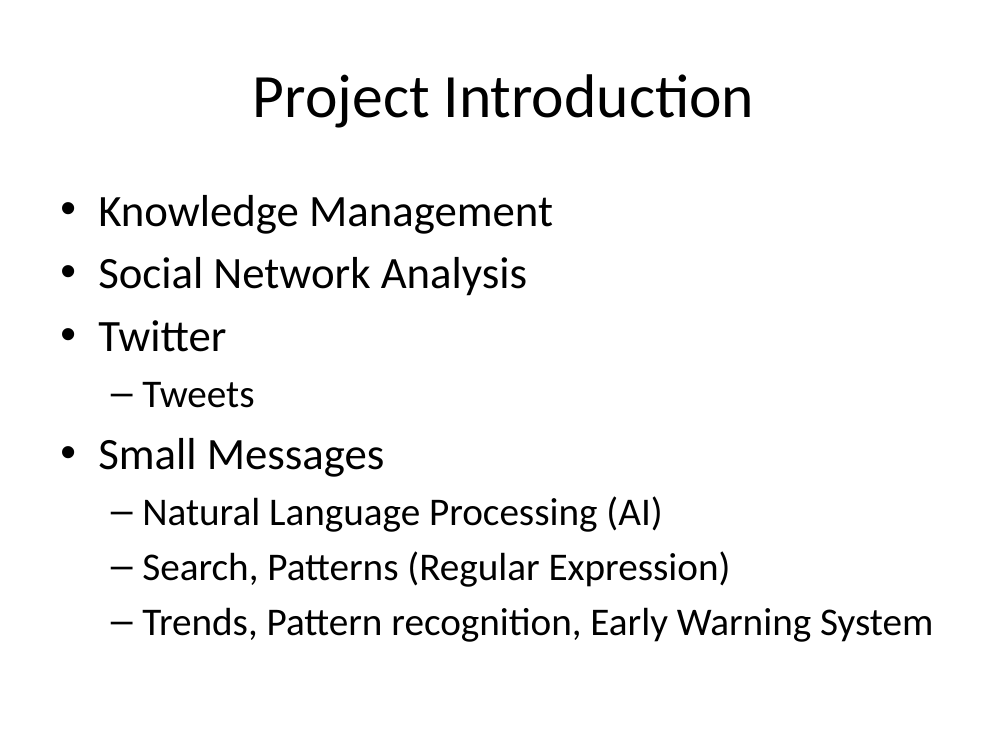
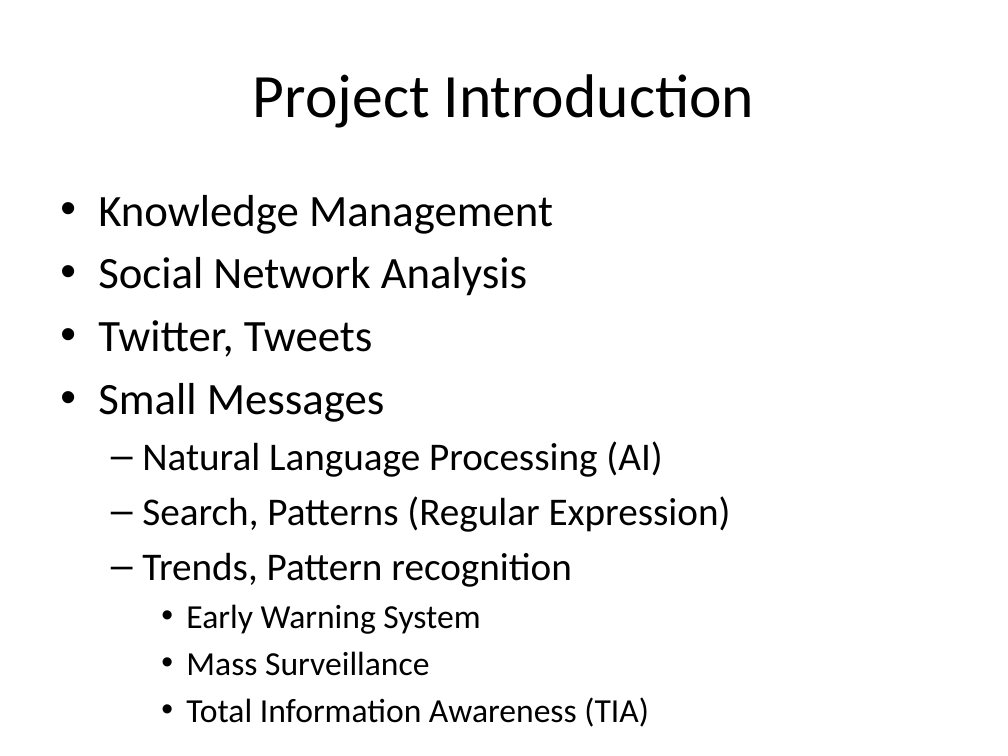
Before and after one commit to isurup/kalle-martin-group, a slide deck: slide 1 of SSE3/MartinPresentation/project.pptx. Drawn at 1008x756 pixels with LibreOffice and Linux fonts; fonts in the diff are those of the drawing. Boxes give left, top, right and bottom in pixels: in the first picture for what was removed or moved away, otherwise in the second. Text is boxed around its words. In the diff, an @@ line names an element or a change of style, - is before the commit and + after.

```diff
--- a/SSE3/MartinPresentation/project.pptx
+++ b/SSE3/MartinPresentation/project.pptx
@@ text at (x1=98, y1=320, x2=373, y2=357): text changed @@
-• Twitter
-  – Tweets
+• Twitter, Tweets
@@ text at (x1=142, y1=552, x2=649, y2=727): text changed; size 28 to 24 pt @@
-  – Trends, Pattern recognition, Early Warning System
+  – Trends, Pattern recognition
+    • Early Warning System
+    • Mass Surveillance
+    • Total Information Awareness (TIA)
```
Also in this commit, not shown: 2 other slides changed, 1 slide added.
